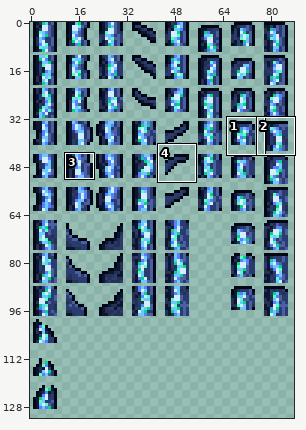
One commit to this sprite sheet: Tiles/Riven/Exoskeletal_Tree.png. The first picture is a wide view before the edit; the outline marks the close-up.
Close-up. Before the edit:
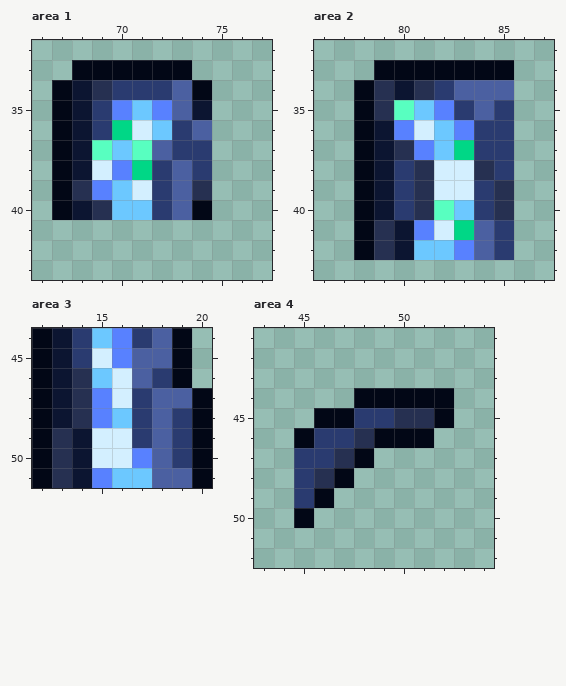
The file is 176x264 pixels, drawn in blocks of 2x2; one block is one cell here. Shown: area 1: x 66..77, y 32..43; area 2: x 76..87, y 32..43; area 3: x 12..20, y 44..51; area 4: x 43..54, y 41..52. The commit also changed other parts of the picture, which this record leaves out.
Now the later version:
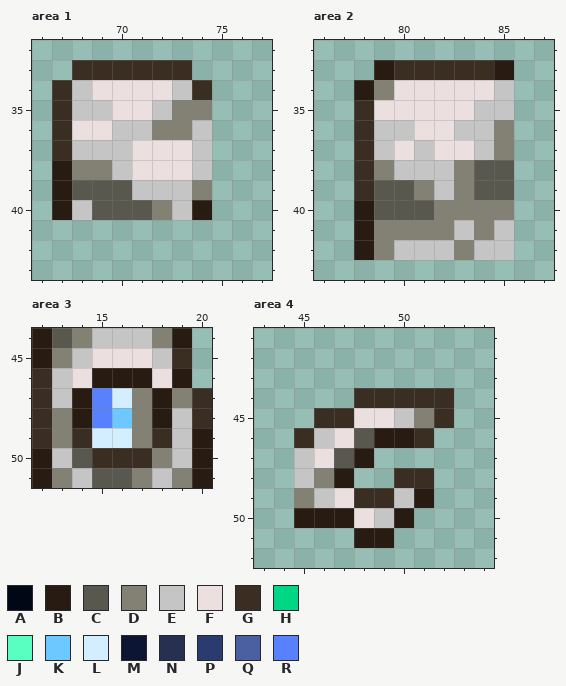
Palette (. is transparent): A #020716  B #281c12  C #59584f  D #828174  E #c5c5c5  F #ebdfdf  G #3a2d22  H #00d786  J #58ffc0  K #6cc8ff  L #d3efff  M #0c1531  N #263051  P #2a3b70  Q #4b60a1  R #5881ff
Diff:
Changed rows in their new state; - is an unchanged pixel.
Area 1:
first column x 67:
33 -GGGGGG-
34 GEFFFFEG
35 GEEFFEDD
36 GFFEEDDE
37 GEEEFFFE
38 BDDEFFFE
39 BCCCEEED
40 BECCCDEB
Area 2:
first column x 78:
33 -BGGGGGB
34 BDFFFFFE
35 GFFFFFEE
36 GEEFFEED
37 GEFEFFED
38 GDEEEDCC
39 GCCDEDCC
40 BCCCDDDD
41 BDDDDEDE
42 BDEEEDEE
Area 3:
first column x 12:
44 BCDEEEDB-
45 BDEFFFEG-
46 GEFBBBFB-
47 GEB--DBDG
48 GDB--DBEG
49 GDG--DGEB
50 BECGGGDEB
51 BDECCDEDB
Area 4:
first column x 45:
44 ---GGGGG
45 -GGFFEDG
46 GEFCBBG-
47 EFCB----
48 EDB--GG-
49 DEFGGEB-
50 BBBFEB--
51 ---BB---
Changed places in both close-ups, as pixel boxes (x1, y1, x2, y2):
changed: (52, 60, 212, 220)
changed: (354, 60, 514, 260)
changed: (32, 328, 212, 488)
changed: (294, 388, 454, 548)
